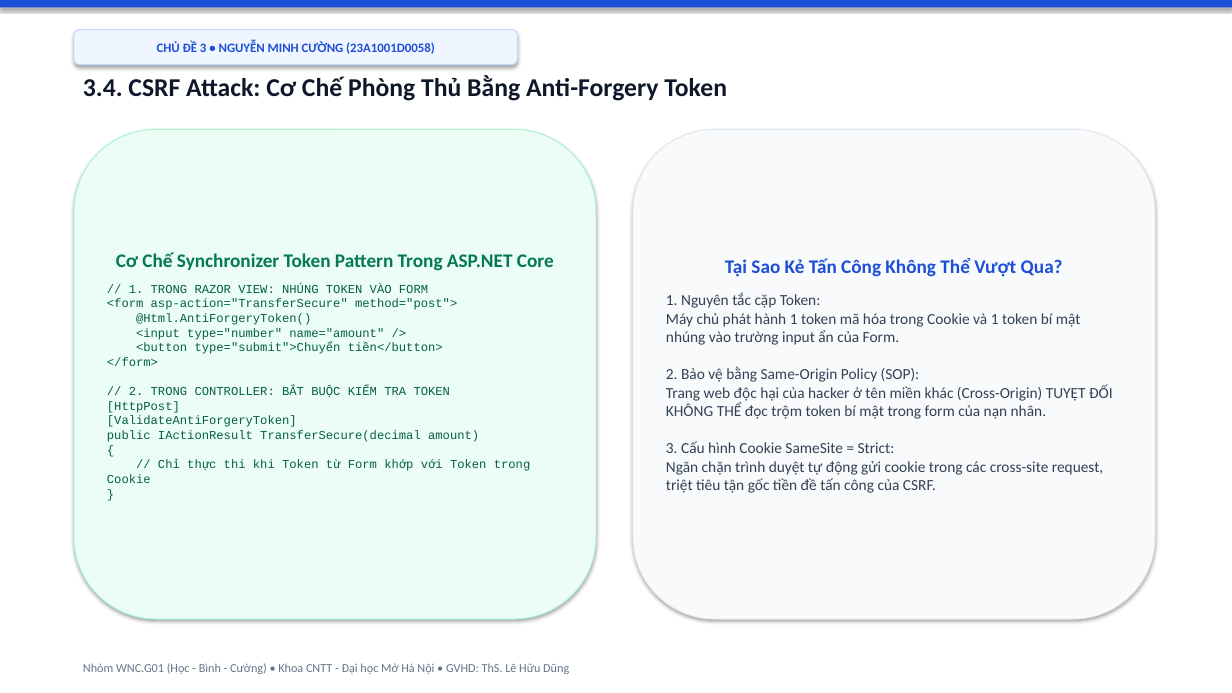
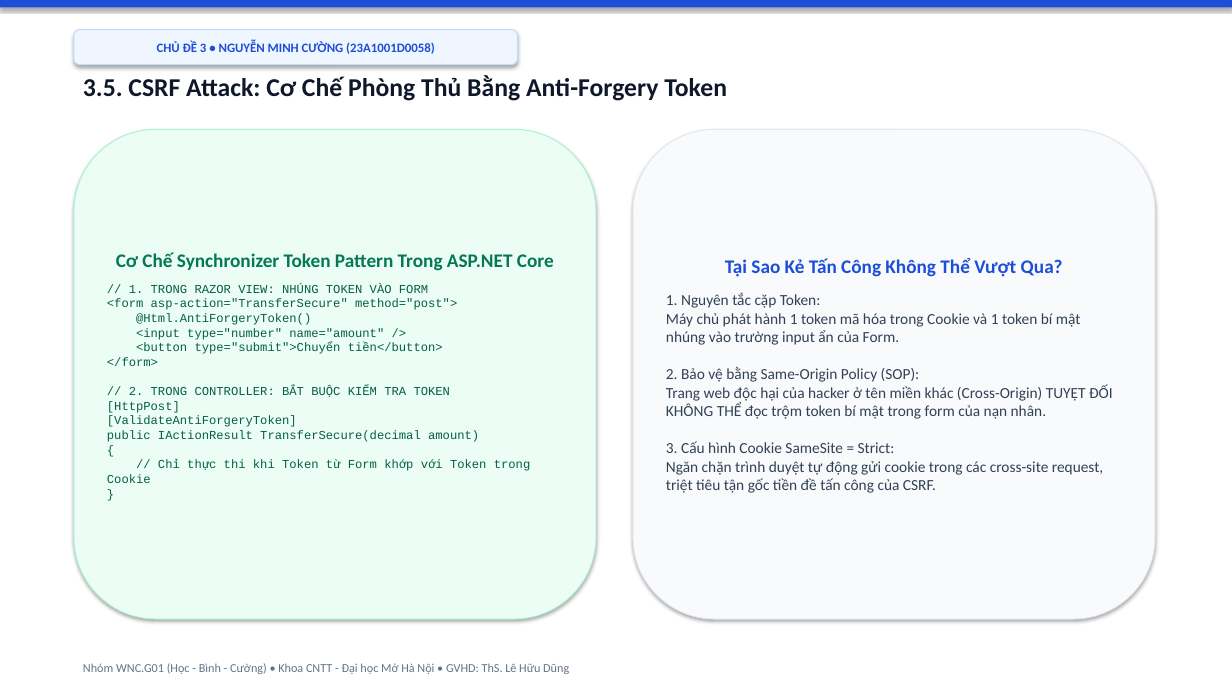
Before and after one commit to hocjsoo/OWASP_Demo, a slide deck: slide 19 of Slide_OWASP_Top3_Nhom_WNC_G01.pptx (slide 14 before the commit). Drawn at 1232x693 pixels with LibreOffice and Linux fonts; fonts in the diff are those of the drawing. Boxes give left, top, right and bottom in pixels: in the first picture for what was removed or moved away, otherwise in the second. Text is boxed around its words. In the diff, an @@ line names an element or a change of style, - is before the commit and + after.

```diff
--- a/Slide_OWASP_Top3_Nhom_WNC_G01.pptx
+++ b/Slide_OWASP_Top3_Nhom_WNC_G01.pptx
@@ text at (83,75,727,101): text changed @@
-3.4. CSRF Attack: Cơ Chế Phòng Thủ Bằng Anti-Forgery Token
+3.5. CSRF Attack: Cơ Chế Phòng Thủ Bằng Anti-Forgery Token
```
Also in this commit, not shown: 9 other slides changed, 6 slides added, 2 other files.
